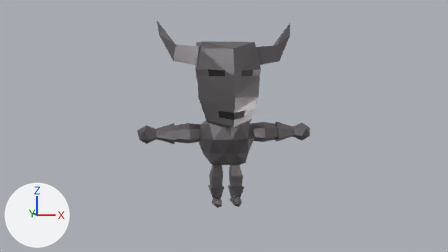
Renders of the Blender file Assets/Models/Characters/KnightCharacter/KnightCharacter.blend from each side of a commit.
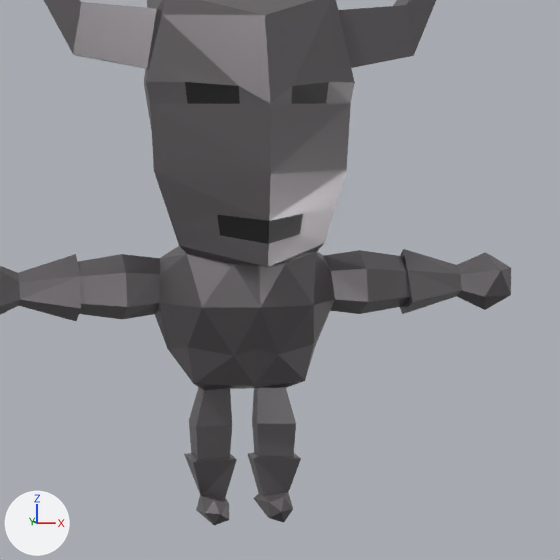
Each version is shown from the file's camera 'Camera', then close up on the part from 34% to 73% of the width and 17% to 87% of the height. The axes (+X, +Y, +Z) are drawn at lower left. The lights are the same throughout.

Objects in the first close-up: 'KnightCharacterMesh'.
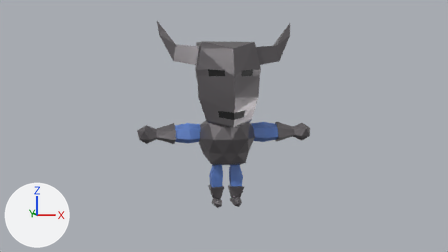
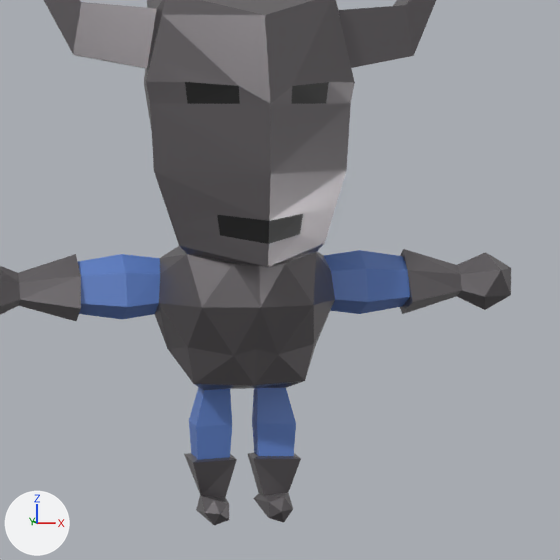
Changed parts and their boxes (x1, y1, x2, y2) in the close-ups (560 x 560 px):
part 1 of me_cube_001, recoloured (grey to blue)
    both: (189, 387, 296, 460)
part 2 of me_cube_001, recoloured (grey to blue)
    both: (78, 254, 160, 319)
part 3 of me_cube_001, recoloured (grey to blue)
    both: (324, 250, 410, 314)

The edits, one by one:
Material 'Highlights' (mat_highlights) is new.
Its base color is (0.12, 0.231, 0.61) (blue #6184cd).
me_cube_001 has 265 vertices, 318 faces and spans x -2.19..2.19, y -1.0..1.0, z 0.77..5.34.
me_cube_001 is used by ob_knightcharactermesh; location (0.0, 0.0, -1.06); scale (1.38, 1.38, 1.38).
me_cube_001 part 1: all 16 faces centred in x -0.39..0.39, y -0.12..0.12, z 1.39..1.66 switch from mat_armor_color (grey #767275) to mat_highlights (blue #6184cd).
me_cube_001 part 2: all 12 faces centred in x -1.12..-0.8, y -0.21..0.21, z 2.42..2.77 switch from mat_armor_color (grey #767275) to mat_highlights (blue #6184cd).
me_cube_001 part 3: all 12 faces centred in x 0.8..1.12, y -0.21..0.21, z 2.42..2.77 switch from mat_armor_color (grey #767275) to mat_highlights (blue #6184cd).
